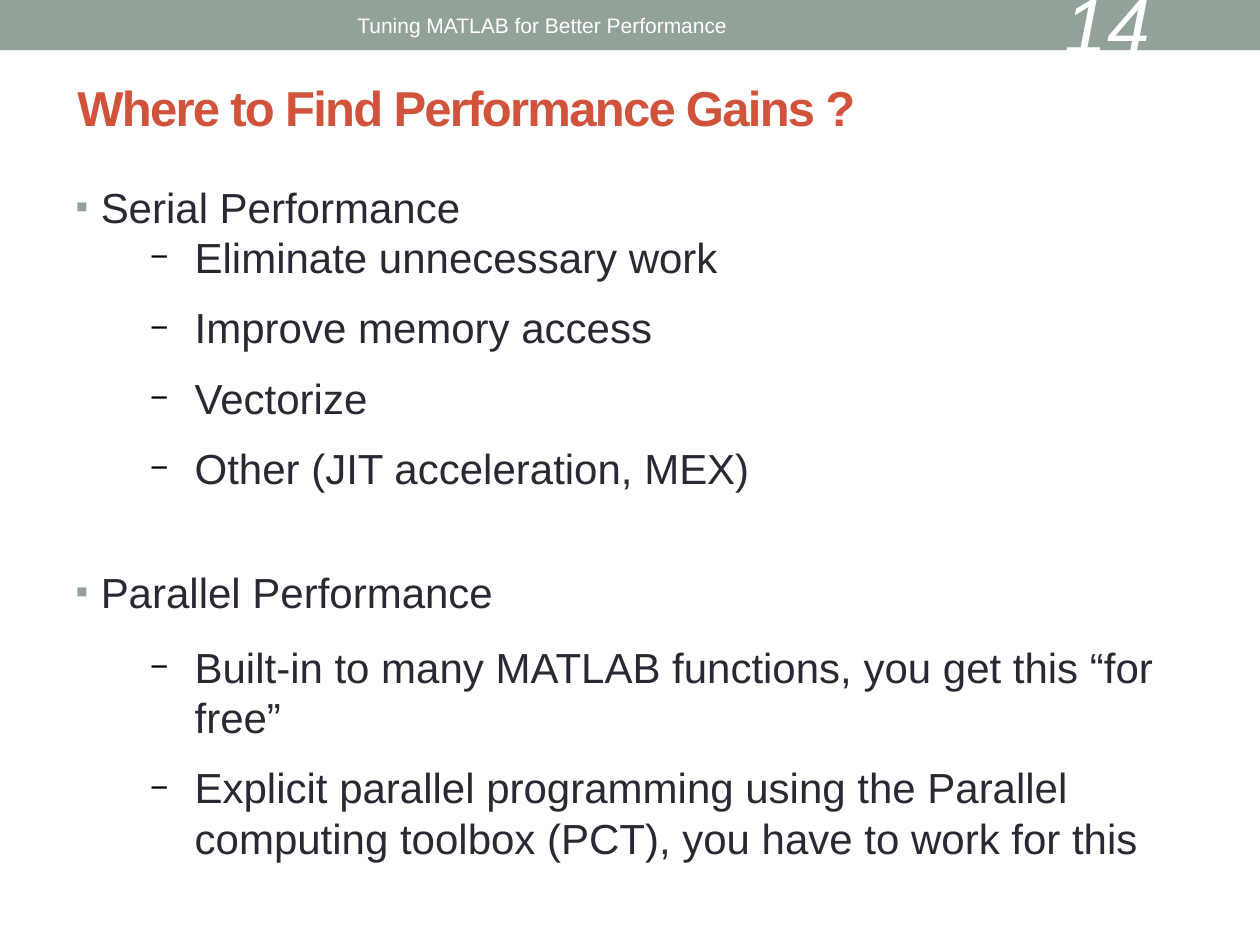
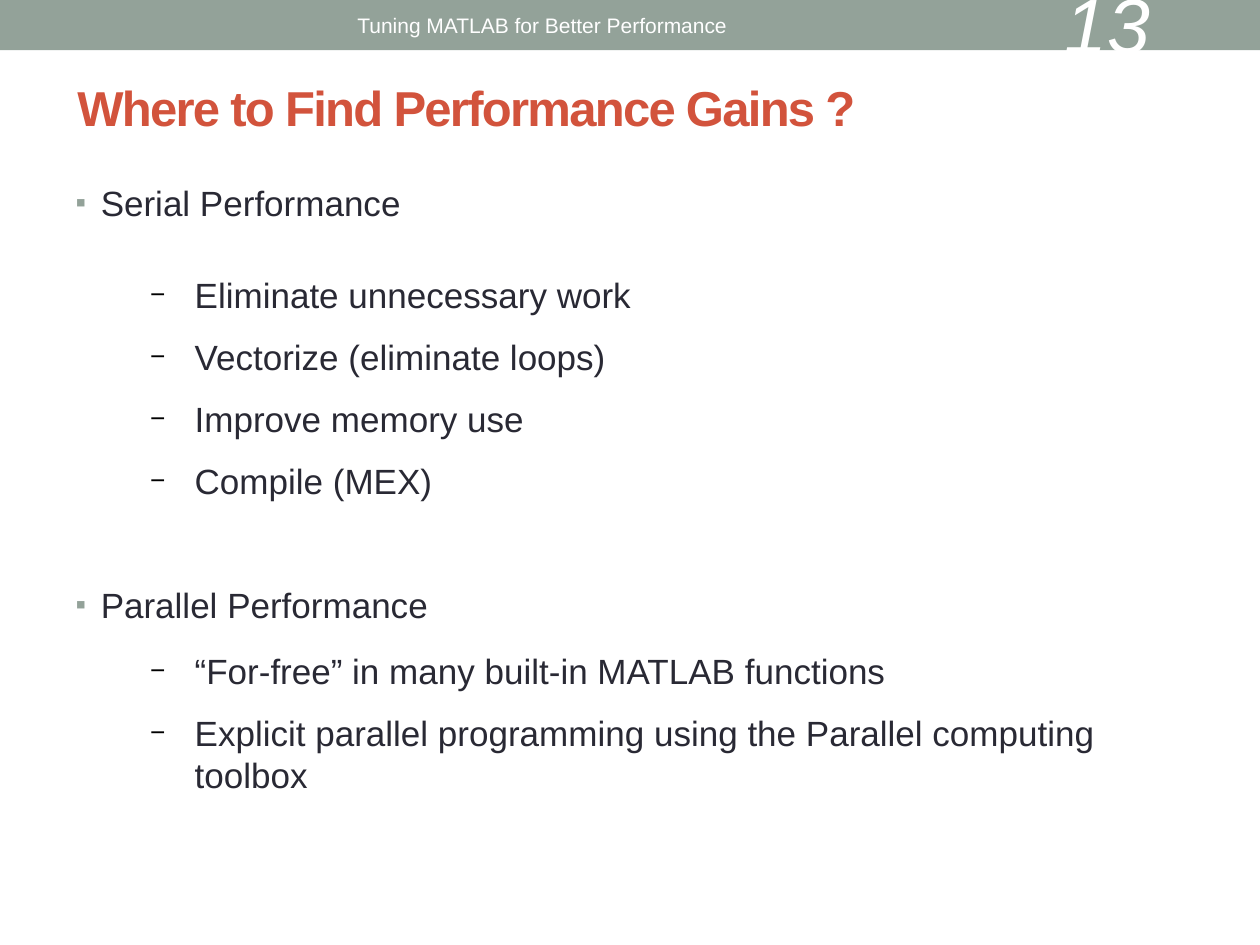
Before and after one commit to keithfma/bu_tutorial_matlab_performance, a slide deck: slide 13 of slides.odp (slide 14 before the commit). Drawn at 1260x945 pixels with LibreOffice and Linux fonts; fonts in the diff are those of the drawing. Boxes give left, top, right and bottom in pixels: in the first picture for what was removed or moved away, otherwise in the second. Text is boxed around its words. In the diff, an @@ line names an element or a change of style, - is before the commit and + after.

```diff
--- a/slides.odp
+++ b/slides.odp
@@ page number at (x1=1064, y1=0, x2=1150, y2=68): text changed @@
-14
+13
@@ text at (x1=101, y1=190, x2=631, y2=619): size 24 to 20 pt in "Serial Performance", "Eliminate unnecessary work", "Parallel Performance" @@
@@ text at (x1=195, y1=344, x2=605, y2=501): text changed; size 24 to 20 pt @@
-  − Improve memory access
-  − Vectorize
-  − Other (JIT acceleration, MEX)
+  − Vectorize (eliminate loops)
+  − Improve memory use
+  − Compile (MEX)
@@ text at (x1=195, y1=658, x2=1094, y2=789): text changed; size 24 to 20 pt @@
-  − Built-in to many MATLAB functions, you get this “for free”
-  − Explicit parallel programming using the Parallel computing toolbox (PCT), you have to work for this
+  − “For-free” in many built-in MATLAB functions
+  − Explicit parallel programming using the Parallel computing toolbox
```
Also in this commit, not shown: 17 other slides changed, 6 slides added, 15 slides removed, 1 other file.
